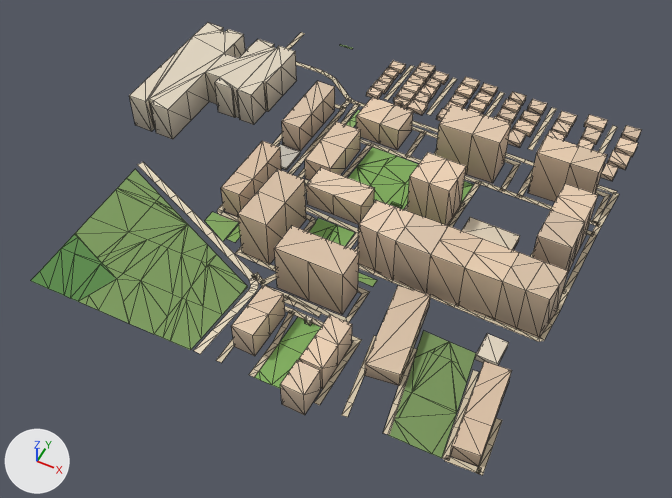
The glTF model public/assets/bengaluru-region-v1/tiles/t21_-14-l1.glb, before and after one commit.
Before and after are seen from a 50 mm lens placed at (11049.0, -7405.0, 729.0), pointed at (10750.0, -6806.0, -20.0). Lighting does not change. The marker at lower left points along +X, +Y and +Z. The picture after the commit comes second. Mesh edges are drawn as thin lines. Vertices at exactly the same position are counted once.

Names of what the first picture shows: 'building', 'ground'.
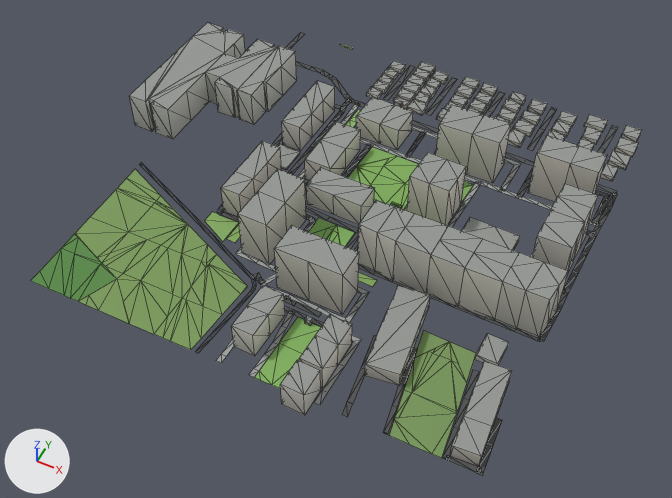
Pixel boxes [x1, y1, x2, y2] of what changed, in the pictures (672 x 498 px; the box of a moved part takes in the faces that stretch with it):
'ground', reshaped
    before: [31, 32, 619, 475]
    after: [31, 32, 618, 476]
part 1 of me_building, recoloured (beige to light grey)
    both: [129, 22, 641, 467]
part 2 of me_ground, rebuilt
    before: [138, 162, 259, 354]
    after: [139, 163, 257, 353]
part 3 of me_ground, moved or reshaped
    before: [216, 32, 556, 474]
    after: [216, 32, 557, 473]
part 4 of me_ground, moved or reshaped
    before: [598, 125, 619, 210]
    after: [598, 125, 618, 210]
part 5 of me_ground, recoloured
    both: [217, 45, 617, 475]

Patch to the scene script:
```diff
--- a/public/assets/bengaluru-region-v1/tiles/t21_-14-l1.glb.py
+++ b/public/assets/bengaluru-region-v1/tiles/t21_-14-l1.glb.py
@@ me_building @@
-me_building.from_pydata(...)  # 772 vertices, 1064 faces; spans x -44.0..499.0, y -15.0..507.0, z 0.0..60.0
+me_building.from_pydata(...)  # 772 vertices, 1304 faces; spans x -44.0..499.0, y -15.0..507.0, z 0.0..60.0
+# me_building part 1: 1064 kept faces spanning x -44.0..499.0, y -15.0..507.0, z 0.0..60.0 get new vertex colours; the middle colour goes from beige #cab39c to light grey #c3c1b7
+# edits to the shape of me_building do not show in these pictures
 me_building.materials.append(mat_building)
@@ me_ground @@
 # verts and faces of me_ground; kept vertices keep their numbers, new ones are numbered from 843
-me_ground.from_pydata(...)  # 843 vertices, 771 faces; spans x -2.0..501.0, y -2.0..500.0, z 1.0
+me_ground.from_pydata(...)  # 852 vertices, 778 faces; spans x 0.0..500.0, y 0.0..500.0, z 1.0
+# me_ground part 2: the loose piece of 28 vertices spanning x -2.0..212.0, y 0.0..198.0, z 1.0 is rebuilt with 30 vertices and now spans x 0.0..210.0, y 0.0..197.0, z 1.0
+# me_ground part 3
+# 33 vertices are removed from x 0.0..490.0, y -2.0..500.0, z 1.0
+# 79 faces are deleted
+# 6 vertices in x 127.0..390.0, y 64.0..428.0, z 1.0 move by (0.0, -1.0, 0.0)
+# 5 vertices in x 13.0..349.0, y 102.0..438.0, z 1.0 move by (0.0, 1.0, 0.0)
+# 3 vertices in x 185.0..246.0, y 98.0..261.0, z 1.0 move by (1.0, -1.0, 0.0)
+# 3 vertices in x 156.0..201.0, y 113.0..219.0, z 1.0 move by (1.0, 0.0, 0.0)
+# 29 vertices move from x 13.0..395.0, y 0.0..500.0, z 1.0 to x 13.0..395.0, y 0.0..495.0, z 1.0
+# 28 vertices are added at x 0.0..490.0, y 0.0..499.0, z 1.0
+# 5 new vertices lie (-7.0, 0.0, 0.0) away from vertices in x 209.0..394.0, y 0.0..500.0, z 1.0
+# 6 new vertices lie (7.0, 0.0, 0.0) away from vertices in x 45.0..395.0, y 499.0..500.0, z 1.0
+# 83 new faces join them
+# me_ground part 4
+delete_vertices([389])  # with the faces that use them
+verts[208] = (463.0, 495.0, 1.0)  # moved, pixel (610, 127)
+verts[207] = (470.0, 495.0, 1.0)  # moved, pixel (616, 129)
+verts[210] = (461.0, 456.0, 1.0)  # moved, pixel (600, 147)
+verts[209] = (468.0, 456.0, 1.0)  # moved, pixel (605, 149)
+verts[872] = (500.0, 369.0, 1.0)  # pixel (612, 205)
+verts[873] = (500.0, 390.0, 1.0)  # pixel (617, 193)
+faces += [(390, 872, 873), (390, 392, 872), (391, 872, 392)]
+# me_ground part 5: 453 kept faces spanning x 0.0..500.0, y 0.0..500.0, z 1.0 get new vertex colours; the middle colour goes from beige #d7c9ae to dark grey #535556
 me_ground.materials.append(mat_ground)
```
